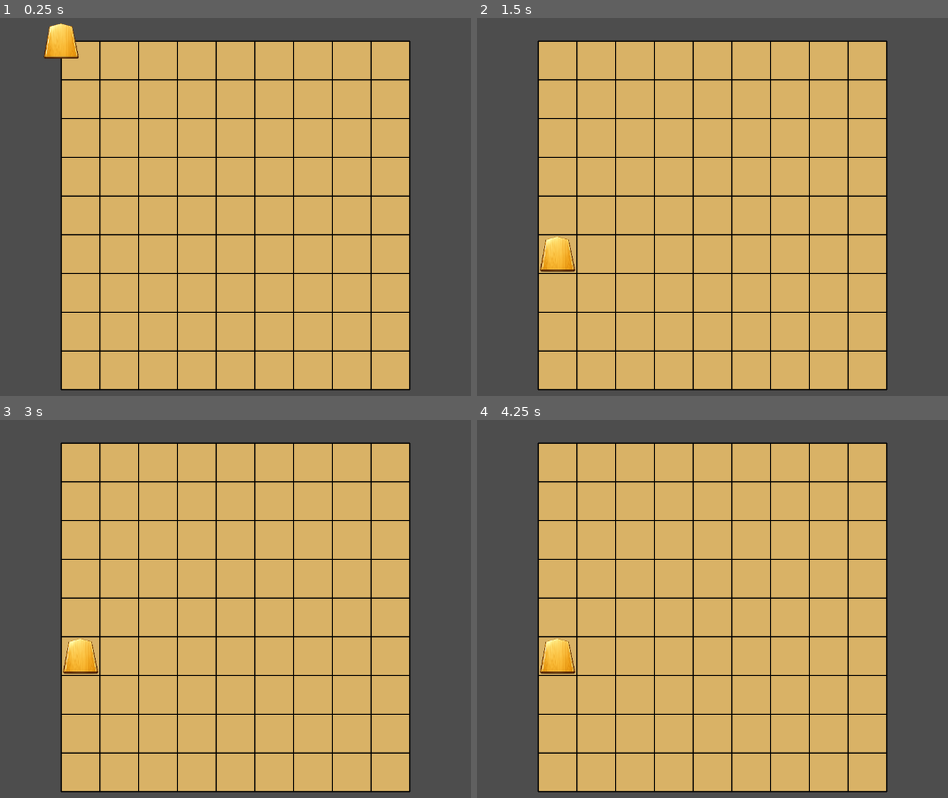
Above: before the commit, frames 1-4 (two rows, left to right).
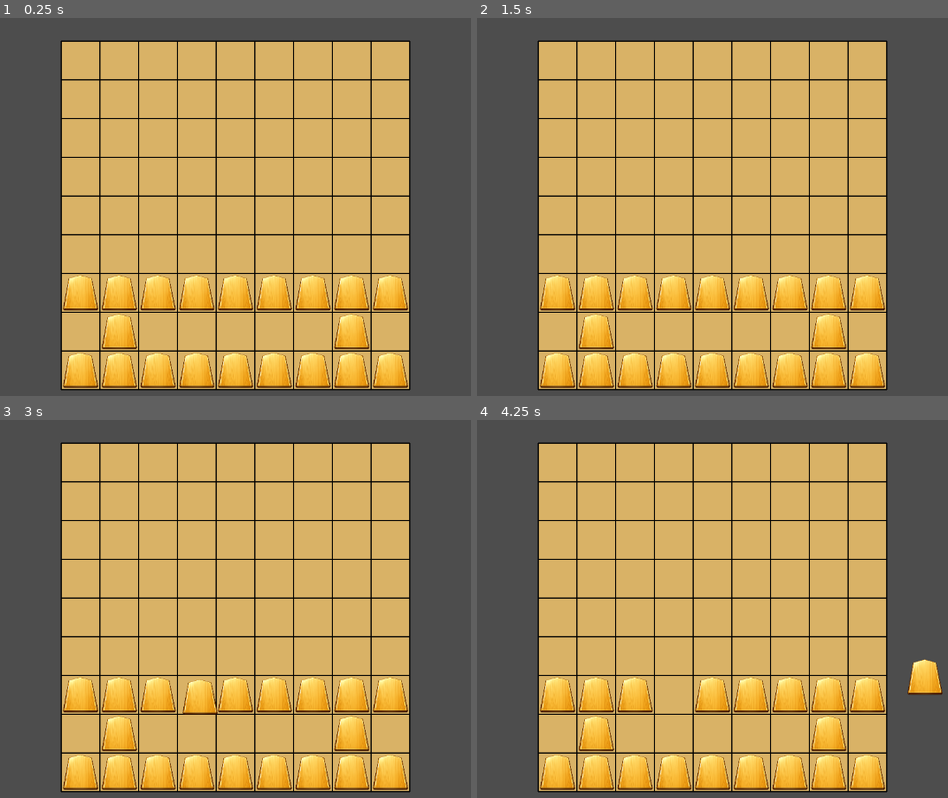
Above: after the commit, the same moments.

Repository: oruponu/project_ryoran
Game: Godot game, scene res://main.tscn
Two runs of this game, one before a commit and one after it. Both use one fixed random seed, a clock stepped at 60 frames per second and the inputs below.
Inputs (mouse positions are in pixels of both pictures, inside the frame that each line leads up to):
- Up to frame 1 (0.25 s): no input
- Up to frame 2 (1.5 s): tap Enter at 0.5 s; move the mouse to (538, 40) at 0.52 s; click (538, 40) at 0.67 s; tap Space at 1.25 s; move the mouse to (571, 233) at 1.27 s; click (571, 233) at 1.42 s
- Up to frame 3 (3 s): tap Enter at 2 s; move the mouse to (306, 529) at 2.02 s; click (306, 529) at 2.17 s; tap Space at 2.75 s; move the mouse to (197, 695) at 2.77 s; click (197, 695) at 2.92 s
- Up to frame 4 (4.25 s): tap Enter at 3.5 s; move the mouse to (924, 677) at 3.52 s; click (924, 677) at 3.67 s

The runs differ from the first frame. In frame 1, 12% of the frame differs, in the area x 9-87%, y 1-98%; in frame 2, 12%, in the area x 13-87%, y 57-98%; in frame 3, 12%; in frame 4, 12%.

Commit message:
駒の初期配置を実装

Diff:
--- a/board.gd
+++ b/board.gd
@@ -1,4 +1,7 @@
 extends Node2D
+
+
+@export var piece_scene: PackedScene
 
 
 const BOARD_COLOR = Color(0.85, 0.7, 0.4)
@@ -8,6 +11,7 @@
 # Called when the node enters the scene tree for the first time.
 func _ready() -> void:
 	queue_redraw()
+	setup_starting_board()
 
 
 func _draw() -> void:
@@ -23,3 +27,28 @@
 		var start_pos = Vector2(0, y * GameConfig.GRID_SIZE)
 		var end_pos = Vector2(GameConfig.BOARD_COLS * GameConfig.GRID_SIZE, y * GameConfig.GRID_SIZE)
 		draw_line(start_pos, end_pos, LINE_COLOR, 2.0)
+
+
+func setup_starting_board() -> void:
+	for x in range(9):
+		spawn_piece(x, 6, "pawn")
+
+	spawn_piece(1, 7, "bishop")
+	spawn_piece(7, 7, "rook")
+
+	var bottom_row_types = [
+		"lance", "knight", "silver", "gold", "king",
+		"gold", "silver", "knight", "lance"
+	]
+	for x in range(9):
+		spawn_piece(x, 8, bottom_row_types[x])
+
+
+func spawn_piece(x: int, y: int, type: String) -> void:
+	if piece_scene == null:
+		push_error("Piece Scene が設定されていません")
+		return
+
+	var piece = piece_scene.instantiate()
+	add_child(piece)
+	piece.init_pos(x, y, type)
--- a/main.tscn
+++ b/main.tscn
@@ -7,6 +7,4 @@
 
 [node name="Board" parent="." instance=ExtResource("1_ig7tw")]
 position = Vector2(325, 45)
-
-[node name="Piece" parent="Board" instance=ExtResource("2_0xm2m")]
-scale = Vector2(0.5, 0.5)
+piece_scene = ExtResource("2_0xm2m")
--- a/piece.gd
+++ b/piece.gd
@@ -1,6 +1,7 @@
 extends Area2D
 
 
+var piece_type = "pawn"
 var is_held = false
 var current_col = -1
 var current_row = -1
@@ -41,3 +42,15 @@
 				# 盤外のため置けない
 				is_held = true
 				z_index = 10
+
+
+func init_pos(col: int, row: int, type: String) -> void:
+	current_col = col
+	current_row = row
+	piece_type = type
+
+	var new_x = (col * GameConfig.GRID_SIZE) + (GameConfig.GRID_SIZE / 2.0)
+	var new_y = (row * GameConfig.GRID_SIZE) + (GameConfig.GRID_SIZE / 2.0)
+	position = Vector2(new_x, new_y)
+
+	GameManager.update_board_state(-1, -1, col, row, self)
